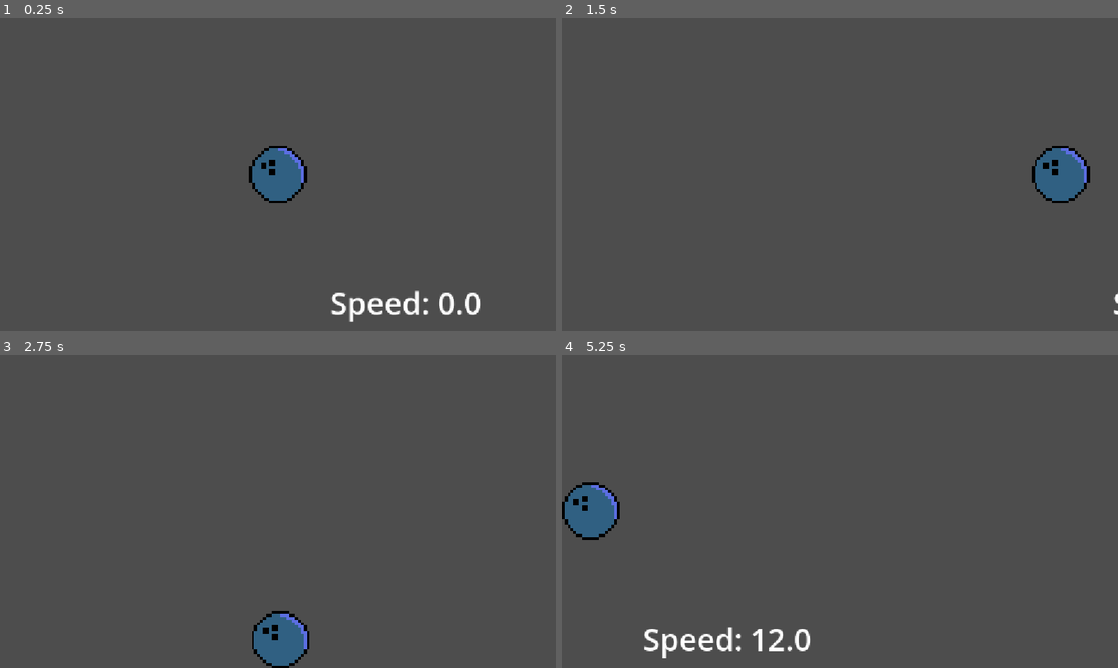
Above: before the commit, frames 1-4 (two rows, left to right).
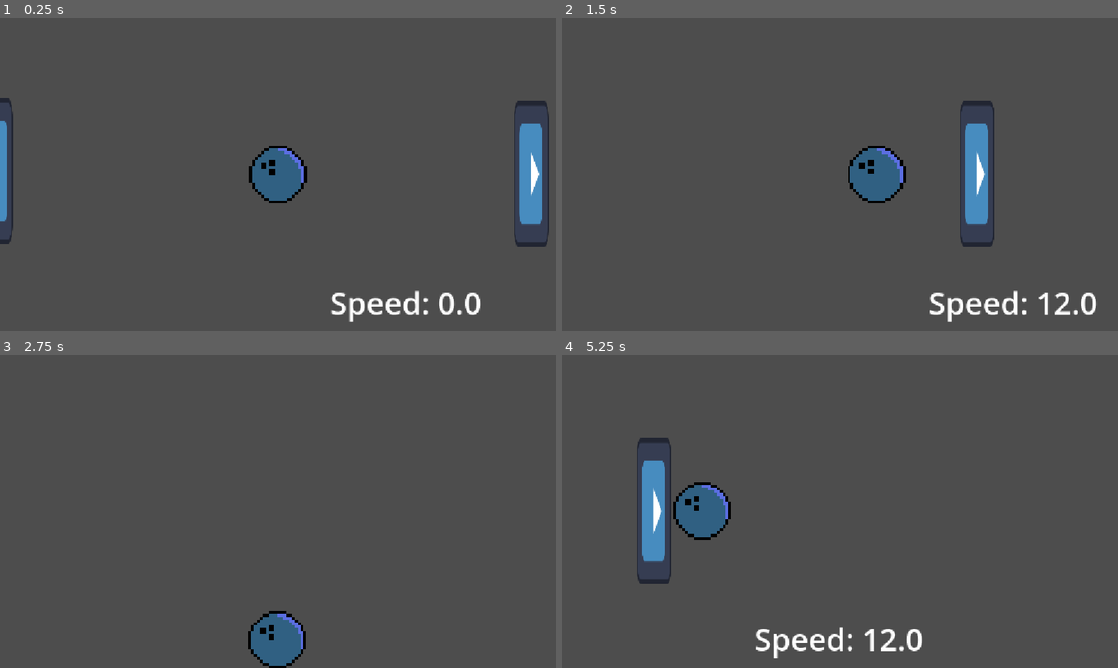
Above: after the commit, the same moments.

Repository: OlusenBg/Strikegame
Game: Godot game, scene res://Main.tscn
Two runs of this game, one before a commit and one after it. Both use one fixed random seed, a clock stepped at 60 frames per second and the inputs below. The engine's default icon, where the game draws it, is replaced by a stand-in: a white triangle on a blue panel in a dark square.
Inputs:
- Up to frame 1 (0.25 s): no input
- Up to frame 2 (1.5 s): tap Enter at 0.5 s; hold D (right) 0.53-1.28 s; hold S (down) from 1.28 s (still down)
- Up to frame 3 (2.75 s): release S (down) at 2.03 s; hold D (right) from 2.03 s (still down)
- Up to frame 4 (5.25 s): release D (right) at 2.78 s; hold W (up) 2.78-3.53 s; hold A (left) 3.53-5.03 s; hold S (down) from 5.03 s (still down)

The runs differ from the first frame. In frame 1, 2.3% of the frame differs, in the area x 0-99%, y 25-74%; in frame 2, 5.6%; in frame 3, 0.5%; in frame 4, 6.2%, in the area x 0-65%, y 26-97%.

Commit message:
added bounce walls

Diff:
--- a/Main.tscn
+++ b/Main.tscn
@@ -2,12 +2,13 @@
 
 [ext_resource type="PackedScene" uid="uid://dqb7bb84gw7hh" path="res://player.tscn" id="1_glv2v"]
 [ext_resource type="Script" uid="uid://keusc4qhk3oi" path="res://CameraMovement.gd" id="1_uu6xs"]
+[ext_resource type="PackedScene" uid="uid://ce4hk6tf8lxq" path="res://bouncewalls.tscn" id="3_r0du0"]
 
 [node name="Node2D" type="Node2D" unique_id=1622507801]
 position = Vector2(0, 4)
 script = ExtResource("1_uu6xs")
 
-[node name="Player" parent="." unique_id=1147482885 instance=ExtResource("1_glv2v")]
+[node name="Player" parent="." unique_id=1147482885 groups=["player"] instance=ExtResource("1_glv2v")]
 
 [node name="Camera2D" type="Camera2D" parent="." unique_id=464201234]
 position_smoothing_enabled = true
@@ -19,3 +20,11 @@
 offset_bottom = 309.0
 theme_override_font_sizes/font_size = 64
 text = "Speed: "
+
+[node name="walls" parent="." unique_id=189394994 instance=ExtResource("3_r0du0")]
+position = Vector2(-585, -4)
+rotation = -1.5707964
+
+[node name="walls2" parent="." unique_id=172413421 instance=ExtResource("3_r0du0")]
+position = Vector2(524, -4)
+rotation = 1.5707964
--- /dev/null
+++ b/bouncewalls.gd
@@ -0,0 +1,18 @@
+extends Area2D
+
+
+# Called when the node enters the scene tree for the first time.
+func _ready() -> void:
+	pass # Replace with function body.
+
+
+# Called every frame. 'delta' is the elapsed time since the previous frame.
+func _process(delta: float) -> void:
+	pass
+
+
+
+func _on_body_shape_entered(body_rid: RID, body: Node2D, body_shape_index: int, local_shape_index: int) -> void:
+	if body.is_in_group("player"):
+		body.velocity *= -1
+		print("youpie")
--- /dev/null
+++ b/bouncewalls.tscn
@@ -0,0 +1,21 @@
+[gd_scene format=3 uid="uid://ce4hk6tf8lxq"]
+
+[ext_resource type="Script" uid="uid://bujavkn1fc811" path="res://bouncewalls.gd" id="1_oitg0"]
+[ext_resource type="Texture2D" uid="uid://db8i5dd0vnqd0" path="res://icon.svg" id="1_xxkwp"]
+
+[sub_resource type="RectangleShape2D" id="RectangleShape2D_t71yc"]
+size = Vector2(296, 67)
+
+[node name="walls" type="Area2D" unique_id=1277043700]
+script = ExtResource("1_oitg0")
+
+[node name="Sprite2D" type="Sprite2D" parent="." unique_id=908772262]
+position = Vector2(3, -1)
+scale = Vector2(2.359375, 0.5625)
+texture = ExtResource("1_xxkwp")
+
+[node name="CollisionShape2D" type="CollisionShape2D" parent="." unique_id=1512216907]
+position = Vector2(4, -0.5)
+shape = SubResource("RectangleShape2D_t71yc")
+
+[connection signal="body_shape_entered" from="." to="." method="_on_body_shape_entered"]
--- a/project.godot
+++ b/project.godot
@@ -19,6 +19,10 @@
 
 window/stretch/mode="canvas_items"
 window/stretch/aspect="expand"
+
+[global_group]
+
+player=""
 
 [input]
 
Not shown, added: bouncewalls.gd.uid
